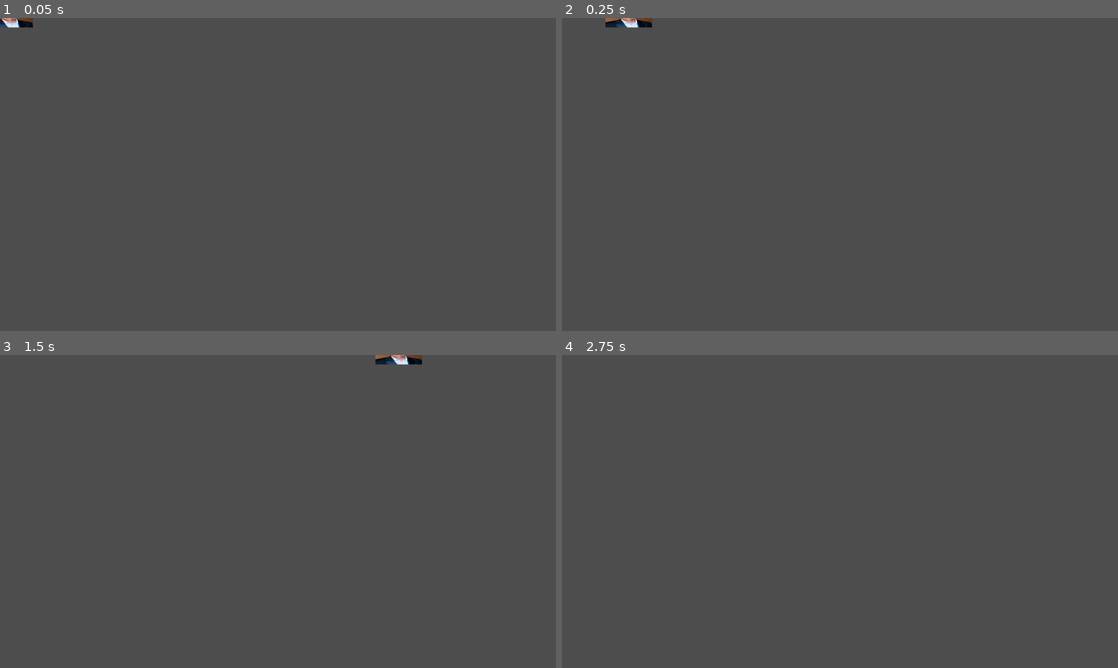
Above: before the commit, frames 1-4 (two rows, left to right).
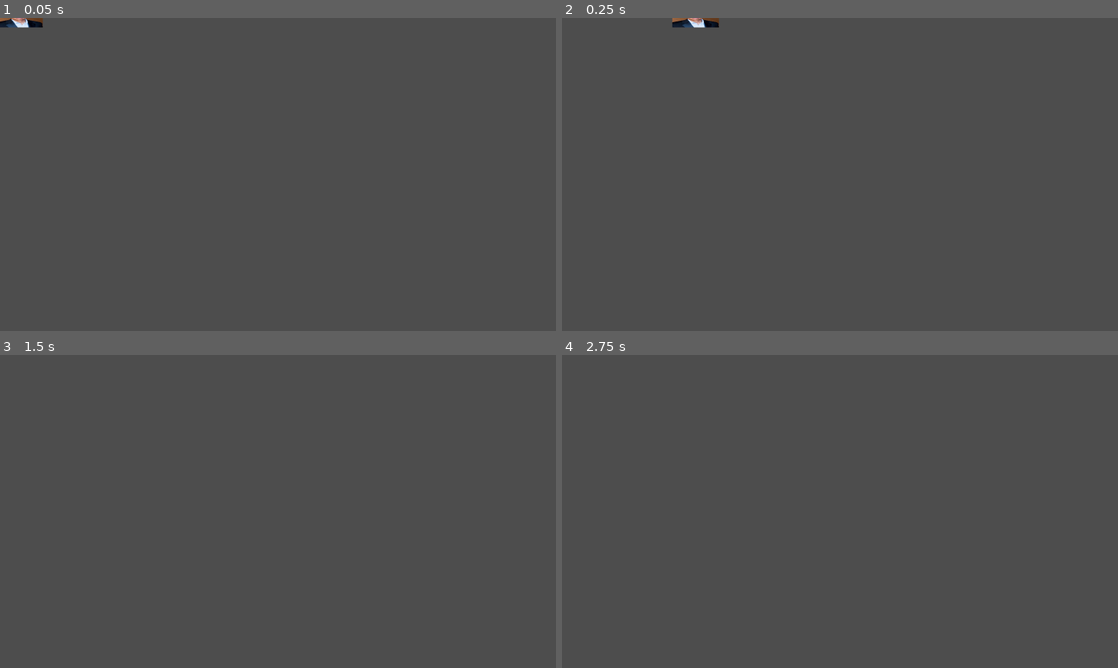
Above: after the commit, the same moments.

Repository: LukaBazooka/Mexican-Standoff
Game: Godot game, scene res://bullet.tscn
Same seed, same stepped clock (60 frames per second), same inputs: the game is played once before the commit and once after it. This scene is started directly instead of the project's main scene.
Inputs:
- Up to frame 1 (0.05 s): no input
- Up to frame 2 (0.25 s): no input
- Up to frame 3 (1.5 s): tap Enter (right_player_reload) at 0.5 s; hold Right (right_player_block) 0.53-1.28 s; tap 0 at 0.6 s; tap 4 at 0.8, 1.35 s; hold S (left_player_down) from 1.28 s (still down)
- Up to frame 4 (2.75 s): tap 5 at 1.55, 2.1 s; tap Space at 2 s; release S (left_player_down) at 2.03 s; hold Right (right_player_block) from 2.03 s (still down); tap 3 at 2.3 s

The runs differ from the first frame. In frame 1, 0.2% of the frame differs, in the area x 0-8%, y 0-4%; in frame 2, 0.5%, in the area x 7-29%, y 0-4%; in frame 3, 0.3%; in frame 4, nothing differs.

Commit message:
implemented blocking and bullet collision for body lp

Diff:
--- a/Duel.gd
+++ b/Duel.gd
@@ -15,11 +15,23 @@
 [0, 0]: [NO_DMG, NO_DMG],[1, 0]: [NO_DMG, NO_DMG], [2, 0]: [NO_DMG, NO_DMG], [3, 0]: [NO_DMG, NO_DMG], [4, 0]: [NO_DMG, HEAD_SHOT], [5, 0]: [NO_DMG, BODY_SHOT], [6, 0]: [NO_DMG, LEG_SHOT], #No actoin
 [0, 1]: [NO_DMG, NO_DMG], [1, 1]: [NO_DMG, NO_DMG], [2, 1]: [NO_DMG, NO_DMG], [3, 1]: [NO_DMG, NO_DMG], [4, 1]: [NO_DMG, HEAD_SHOT], [5, 1]: [NO_DMG, BODY_SHOT], [6, 1]: [NO_DMG, LEG_SHOT], #Reload
 [0, 2]: [NO_DMG, NO_DMG],[1, 2]: [NO_DMG, NO_DMG], [2, 2]: [NO_DMG, NO_DMG], [3, 2]: [NO_DMG, NO_DMG], [4, 2]: [NO_DMG, NO_DMG], [5, 2]: [NO_DMG, BODY_SHOT], [6, 2]: [NO_DMG, NO_DMG], #legs bloc
-[0, 3]: [NO_DMG, NO_DMG], [1, 3]: [NO_DMG, NO_DMG], [2, 3]: [NO_DMG, NO_DMG], [3, 3]: [NO_DMG, NO_DMG], [4, 3]: [NO_DMG, NO_DMG], [5, 3]: [NO_DMG, NO_DMG], [6, 2]: [NO_DMG, LEG_SHOT], #Block upper
+[0, 3]: [NO_DMG, NO_DMG], [1, 3]: [NO_DMG, NO_DMG], [2, 3]: [NO_DMG, NO_DMG], [3, 3]: [NO_DMG, NO_DMG], [4, 3]: [NO_DMG, NO_DMG], [5, 3]: [NO_DMG, NO_DMG], [6, 3]: [NO_DMG, LEG_SHOT], #Block upper
 [0, 4]: [HEAD_SHOT, NO_DMG],[1, 4]: [HEAD_SHOT, NO_DMG], [2, 4]: [NO_DMG, NO_DMG], [3, 4]: [NO_DMG, NO_DMG], [4, 4]: [NO_DMG, NO_DMG], [5, 4]: [HEAD_SHOT, BODY_SHOT], [6, 4]: [HEAD_SHOT, LEG_SHOT], #headshot
 [0, 5]: [BODY_SHOT, NO_DMG], [1, 5]: [BODY_SHOT, NO_DMG], [2, 5]: [BODY_SHOT, NO_DMG], [3, 5]: [NO_DMG, NO_DMG], [4, 5]: [BODY_SHOT, HEAD_SHOT], [5, 5]: [BODY_SHOT, BODY_SHOT], [6, 5]: [BODY_SHOT, LEG_SHOT], #Bodyshot
 [0, 6]: [LEG_SHOT, NO_DMG], [1, 6]: [LEG_SHOT, NO_DMG], [2, 6]: [NO_DMG, NO_DMG], [3, 6]: [LEG_SHOT, NO_DMG], [4, 6]: [LEG_SHOT, HEAD_SHOT], [5, 6]: [LEG_SHOT, BODY_SHOT], [6, 6]: [LEG_SHOT, LEG_SHOT] #leg shot
 }
+"""
+action states
+0 = nothing
+1 = reload
+2 = upper block
+3 = lower block
+4 = headshot
+5 = bodyshot
+6 = legshot
+
+"""
+
 
 
 var lp_state = 0
@@ -97,12 +109,16 @@
 	lp_state = data
 	if actively_handle_state:
 		handle_state()
+		if data == 2 or data == 3:
+			emit_signal("lp_block_state", data)
 
 
 func _on_right_player_pass_up_r(data):
 	rp_state = data
 	if actively_handle_state:
 		handle_state()
+		if data == 2 or data == 3:
+			emit_signal("rp_block_state", data)
 
 
 func _on_state_timer_timeout():
@@ -112,6 +128,16 @@
 
 	if lp_state == 4 and rp_state == 4:
 		emit_signal("collision")
+	if state_arr[0] == HEAD_SHOT:
+		emit_signal("lp_headshot")
+
+	if state_arr[1] == HEAD_SHOT:
+		emit_signal("rp_headshot")
+
 
 
 signal collision
+signal lp_block_state
+signal lp_headshot
+signal rp_block_state
+signal rp_headshot
--- a/Duel.tscn
+++ b/Duel.tscn
@@ -236,6 +236,9 @@
 "speed": 12.0
 }]
 
+[sub_resource type="RectangleShape2D" id="RectangleShape2D_11blt"]
+size = Vector2(201.5, 128.5)
+
 [sub_resource type="LabelSettings" id="LabelSettings_skm0t"]
 font = ExtResource("50_dq8qp")
 font_size = 50
@@ -293,7 +296,7 @@
 position = Vector2(2, 402)
 
 [node name="gunpoint" type="Marker2D" parent="LeftPlayer"]
-position = Vector2(391, 298)
+position = Vector2(391, 300)
 
 [node name="charactersprite" type="AnimatedSprite2D" parent="LeftPlayer"]
 position = Vector2(248, 297)
@@ -301,6 +304,14 @@
 sprite_frames = SubResource("SpriteFrames_eehnx")
 animation = &"draw"
 autoplay = "idle"
+
+[node name="Node2D" type="Node2D" parent="LeftPlayer"]
+
+[node name="body_collisoion" type="Area2D" parent="LeftPlayer/Node2D"]
+
+[node name="CollisionShape2D" type="CollisionShape2D" parent="LeftPlayer/Node2D/body_collisoion"]
+position = Vector2(177, 311)
+shape = SubResource("RectangleShape2D_11blt")
 
 [node name="RightPlayer" parent="." instance=ExtResource("2_ow1s3")]
 position = Vector2(746, 417)
@@ -455,10 +466,12 @@
 frame_progress = 0.603793
 
 [connection signal="collision" from="." to="RightPlayer" method="_on_node_2d_collision"]
+[connection signal="lp_block_state" from="." to="LeftPlayer" method="_on_node_2d_lp_block_state"]
 [connection signal="timeout" from="Rest_Timer" to="." method="_on_rest_timer_timeout"]
 [connection signal="timeout" from="DuelTimer" to="." method="_on_duel_timer_timeout"]
 [connection signal="timeout" from="StateTimer" to="." method="_on_state_timer_timeout"]
 [connection signal="pass_up_l" from="LeftPlayer" to="." method="_on_left_player_pass_up_l"]
 [connection signal="animation_finished" from="LeftPlayer/charactersprite" to="LeftPlayer" method="_on_charactersprite_animation_finished"]
+[connection signal="area_entered" from="LeftPlayer/Node2D/body_collisoion" to="LeftPlayer" method="_on_body_collisoion_bullet_entered"]
 [connection signal="pass_up_r" from="RightPlayer" to="." method="_on_right_player_pass_up_r"]
 [connection signal="animation_finished" from="RightPlayer/charactersprite" to="LeftPlayer" method="_on_charactersprite_animation_finished"]
--- a/LP_Duel.gd
+++ b/LP_Duel.gd
@@ -10,25 +10,27 @@
 const BULLET_DOWN = 1
 #Key0 == draw, key4 == shoot
 var head_sequence = [KEY_0, KEY_1, KEY_4]
-var body_sequence = [KEY_0, KEY_2, KEY_4]
+var body_sequence = [KEY_0, KEY_4]
 var leg_sequence = [KEY_0, KEY_3, KEY_4]
 
 #key5 == block
-var block_sequence = [KEY_5, KEY_1]
-var block_legs_sequence = [KEY_5, KEY_3]
+var block_sequence = [KEY_5]
+var block_legs_sequence = [KEY_3, KEY_5]
 var input_buffer = []
 var duel = false
+var body_blocked = false
 
 #Player counters
 var ammo = 5
 var health = 100
+var random_y
+var random_spin
 
 var countdown_value = 3
 
 func _ready():
 	pass
-	#health = 100
-	#healthbar.init_health(health)
+
 
 func _rest_timeout():
 	duel = true
@@ -76,11 +78,11 @@
 	input_buffer.append(key)
 	if duel:
 		if input_buffer == block_legs_sequence:
-			emit_signal("pass_up_l", 2)
+			emit_signal("pass_up_l", 3)
 			duel = false
 
 		elif input_buffer == block_sequence:
-			emit_signal("pass_up_l", 3)
+			emit_signal("pass_up_l", 2)
 			duel = false
 
 		elif input_buffer == head_sequence:
@@ -114,6 +116,33 @@
 		var bullet_instance = bullet_scene.instantiate()
 		bullet_instance.position = $gunpoint.position
 		add_child(bullet_instance)
-		get_child(2).get_child(1).set_disabled(false)
+		get_child(3).get_child(1).set_disabled(false)
 		bullet_instance.linear_velocity.y = 200 * direction
 		ammo -= 1
+
+
+func rebound(obj):
+	randomize()
+	random_y = randi_range(-700, 700)
+	random_spin = randi_range(-100, 100)
+	obj.linear_velocity.x *= -1
+	obj.linear_velocity.y += random_y
+	obj.angular_velocity = random_spin
+
+
+func body_blocking():
+	body_blocked = true
+
+
+func _on_body_collisoion_bullet_entered(area):
+	if body_blocked:
+		rebound(area.get_parent())
+	else:
+		area.get_parent().queue_free()
+		body_blocked = false
+
+
+
+func _on_node_2d_lp_block_state(data):
+	if data == 2:
+		body_blocked = true
--- a/RP_Duel.gd
+++ b/RP_Duel.gd
@@ -12,15 +12,16 @@
 const BULLET_DOWN = 1
 #Key0 == draw, key4 == shoot
 var head_sequence = [KEY_0, KEY_1, KEY_4]
-var body_sequence = [KEY_0, KEY_2, KEY_4]
+var body_sequence = [KEY_0, KEY_4]
 var leg_sequence = [KEY_0, KEY_3, KEY_4]
 
 #key5 == block
-var block_sequence = [KEY_5, KEY_1]
-var block_legs_sequence = [KEY_5, KEY_3]
+var block_sequence = [KEY_5]
+var block_legs_sequence = [KEY_3, KEY_5]
 var input_buffer = []
 var ammo = 5
 var duel = false
+var random_y
 
 var countdown_value = 3
 # Called when the node enters the scene tree for the first time.
@@ -32,6 +33,7 @@
 	input_buffer.clear()
 
 
+
 func _duel_timeout():
 	duel = false
 	emit_signal("pass_up_r", 0)
@@ -40,7 +42,6 @@
 
 # Called every frame. 'delta' is the elapsed time since the previous frame.
 func _process(delta):
-	$"../PlayerGUI/RightPlayerGUI/VBoxContainer/AmmoLabel/AmmoValue".text = str(ammo)
 	if duel:
 		if Input.is_action_just_pressed("right_player_draw"):
 			handle_input(KEY_0)
@@ -67,12 +68,12 @@
 	input_buffer.append(key)
 	if duel:
 		if input_buffer == block_legs_sequence:
-			emit_signal("pass_up_r", 2)
+			emit_signal("pass_up_r", 3)
 			duel = false
 
 
 		elif input_buffer == block_sequence:
-			emit_signal("pass_up_r", 3)
+			emit_signal("pass_up_r", 2)
 			duel = false
 
 
@@ -105,10 +106,10 @@
 		bullet_instance.position = $gunpoint.position
 		add_child(bullet_instance)
 		bullet_instance.linear_velocity.x *= -1
-		bullet_instance.linear_velocity.y = 200 * direction
+		bullet_instance.linear_velocity.y = 150 * direction
 		ammo -= 1
 
 
-
+#in double headshot scenario
 func _on_node_2d_collision():
-	get_child(2).get_child(1).set_disabled(false)
+	get_child(3).get_child(1).set_disabled(false)
--- a/RigidBody2D.gd
+++ b/RigidBody2D.gd
@@ -2,7 +2,7 @@
 
 
 
-var speed = 1000
+var speed = 2000
 
 
 
--- a/bullet.tscn
+++ b/bullet.tscn
@@ -1,10 +1,13 @@
-[gd_scene load_steps=4 format=3 uid="uid://b3oyayjcuetox"]
+[gd_scene load_steps=5 format=3 uid="uid://b3oyayjcuetox"]
 
 [ext_resource type="Script" path="res://RigidBody2D.gd" id="1_umyy5"]
 [ext_resource type="Texture2D" uid="uid://desiqwp4kisau" path="res://assets/images/tayzonday.jpg" id="2_xwfrh"]
 
 [sub_resource type="RectangleShape2D" id="RectangleShape2D_y12ho"]
 size = Vector2(50, 50)
+
+[sub_resource type="RectangleShape2D" id="RectangleShape2D_o5mb5"]
+size = Vector2(48, 48)
 
 [node name="bullet" type="RigidBody2D"]
 mass = 100.0
@@ -23,4 +26,9 @@
 wait_time = 1.5
 autostart = true
 
+[node name="Area2D" type="Area2D" parent="."]
+
+[node name="CollisionShape2D" type="CollisionShape2D" parent="Area2D"]
+shape = SubResource("RectangleShape2D_o5mb5")
+
 [connection signal="timeout" from="BulletTimer" to="." method="_on_bullet_timer_timeout"]
Not shown: 1 places in Duel.tscn that only renumber resources
